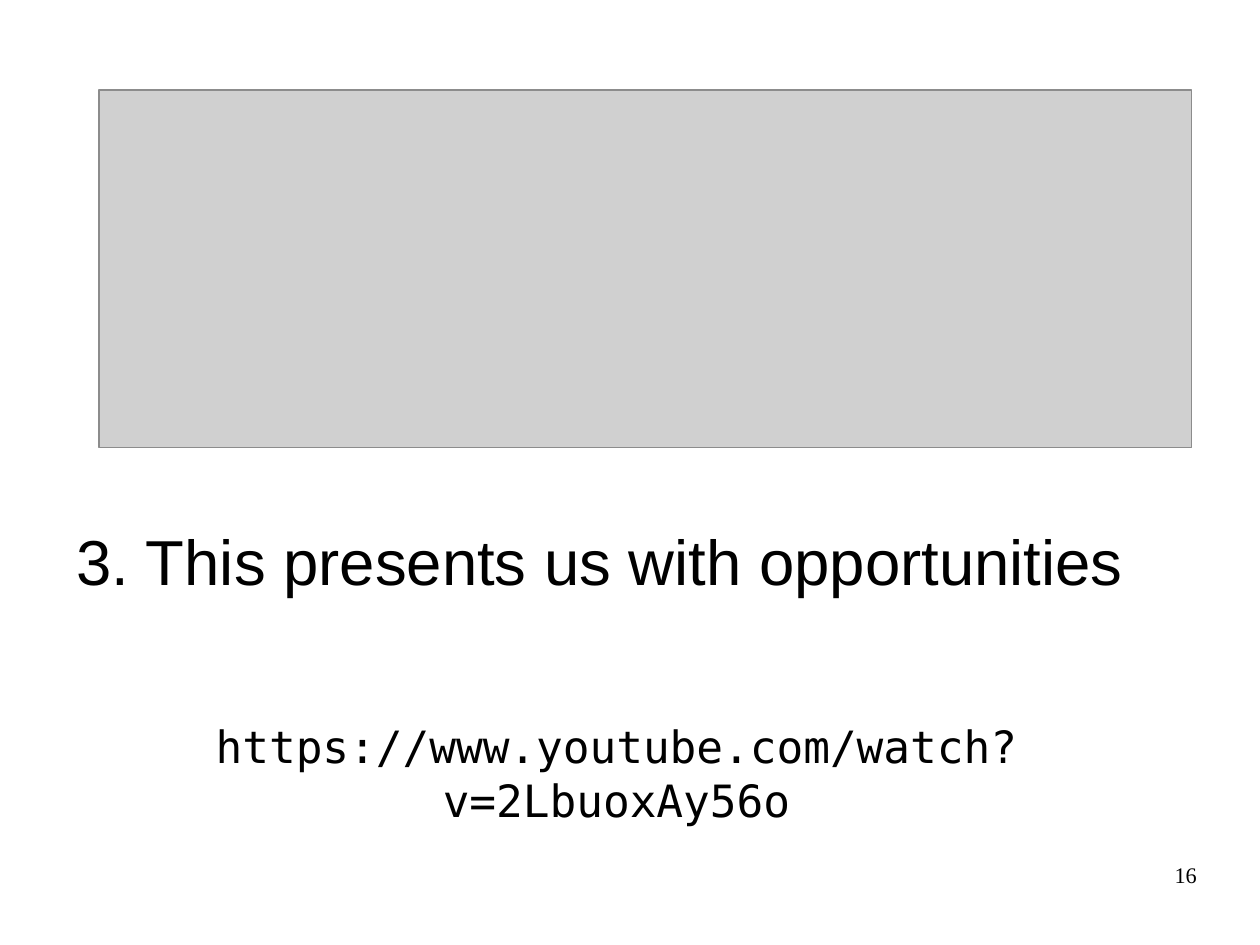
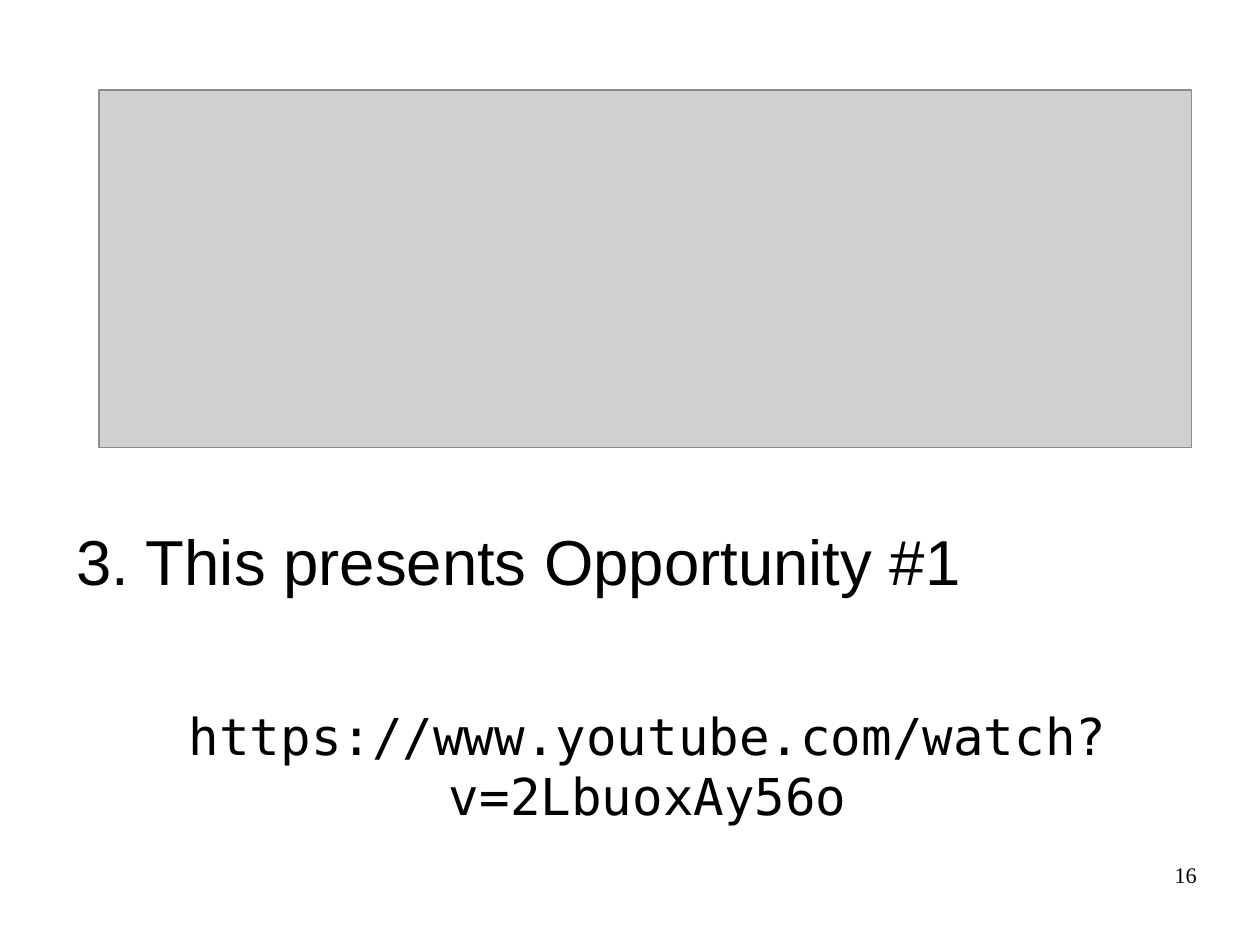
Before and after one commit to gvwilson/talks, a slide deck: slide 16 of rich-famous-popular-2015.odp. Drawn at 1260x945 pixels with LibreOffice and Linux fonts; fonts in the diff are those of the drawing; grey boxes stand for pictures. Boxes give left, top, right and bottom in pixels: in the first picture for what was removed or moved away, otherwise in the second. Text is boxed around its words. In the diff, an @@ line names an element or a change of style, - is before the commit and + after.

Commit message:
More work

```diff
--- a/rich-famous-popular-2015.odp
+++ b/rich-famous-popular-2015.odp
@@ text at (146,539,961,597): text changed @@
-3. This presents us with opportunities
+3. This presents Opportunity #1
@@ text at (189,716,1106,826): size 28 to 32 pt in "https://www.youtube.com/watch?v=2LbuoxAy56o" @@
```
Also in this commit, not shown: 4 other slides changed, 1 slide added.
